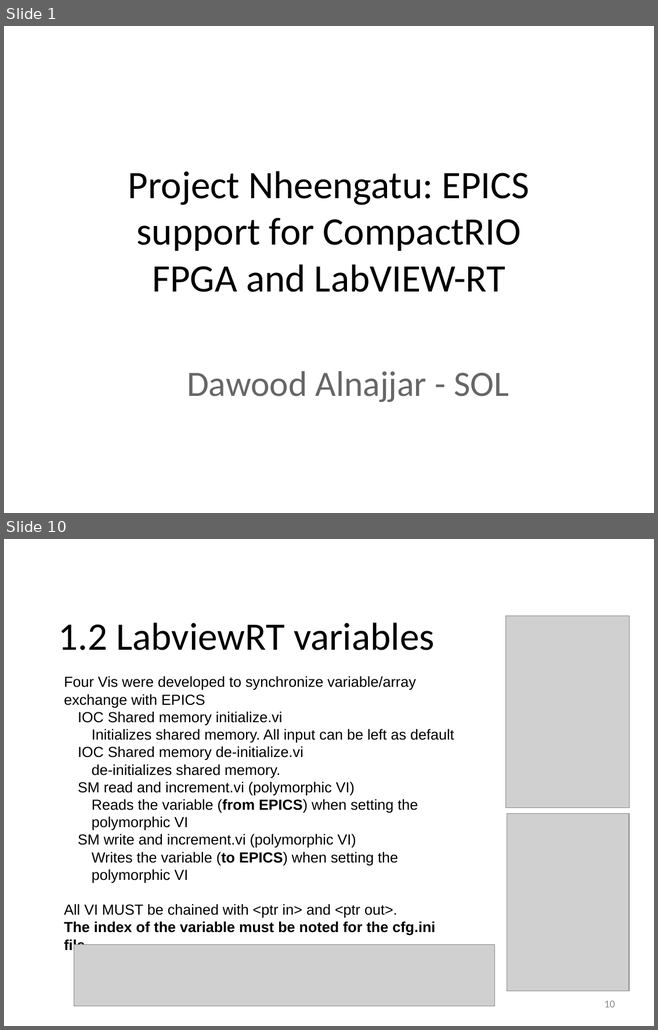
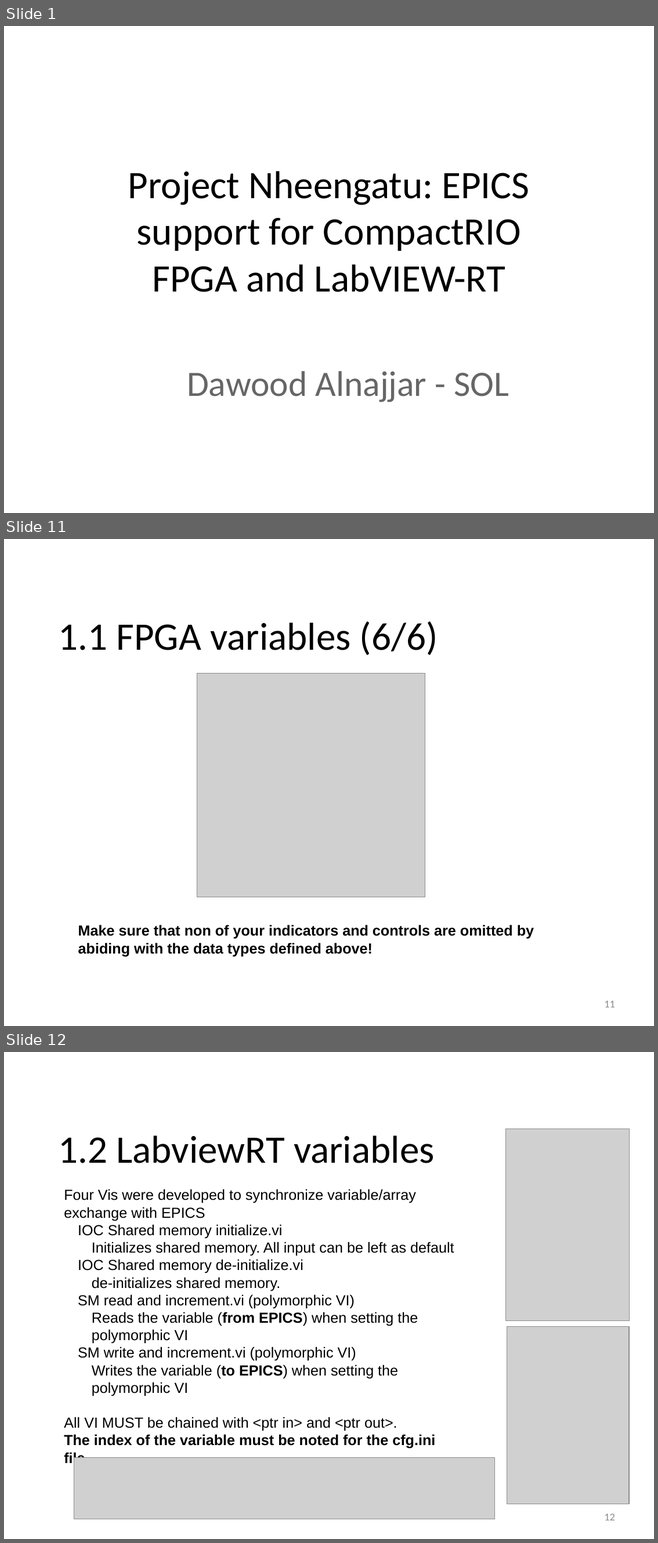
Before and after one commit to lnls-sol/project-nheengatu, a slide deck: docs/CRIO-EPICs-integration.odp. Shown one above the other, each under a label of ours: slides 1 and 10 before the commit, slides 1, 11 and 12 after it; the slides between them are not shown. The pictures are 658x1030 and 658x1543 pixels, drawn with LibreOffice and Linux fonts; fonts in the diff are those of the drawing; grey boxes stand for pictures; background and template pictures are left out. Boxes give left, top, right and bottom in pixels: in the first picture for what was removed or moved away, otherwise in the second. Text is boxed around its words. In the diff, an @@ line names an element or a change of style, - is before the commit and + after.

```diff
--- a/docs/CRIO-EPICs-integration.odp
+++ b/docs/CRIO-EPICs-integration.odp
@@ slide 11 added at [4,539,654,1026], background picture (left out) @@
@@ text added at [58,621,438,655], 48 pt, text #000000 @@
+1.1 FPGA variables (6/6)
@@ picture added at [197,674,425,897] @@
@@ text added at [78,925,534,957], 18 pt, text #000000, bold @@
+Make sure that non of your indicators and controls are omitted by abiding with the data types defined above!
@@ page number added at [604,1001,614,1008], 13 pt, text #898989 @@
+11
@@ what was slide 10 is now slide 12 @@
@@ page number at [604,1514,614,1521]: text changed @@
-10
+12
```
Also in this commit, not shown: 9 slides changed, 2 other slides added, 1 slide removed, 1 other file.
